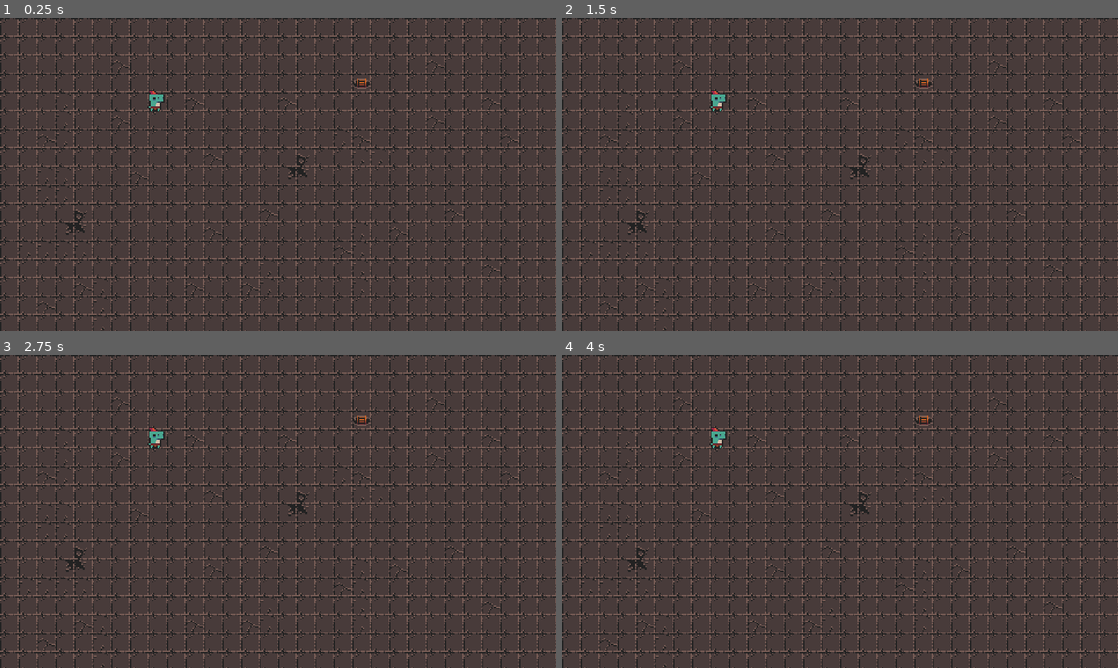
Above: before the commit, frames 1-4 (two rows, left to right).
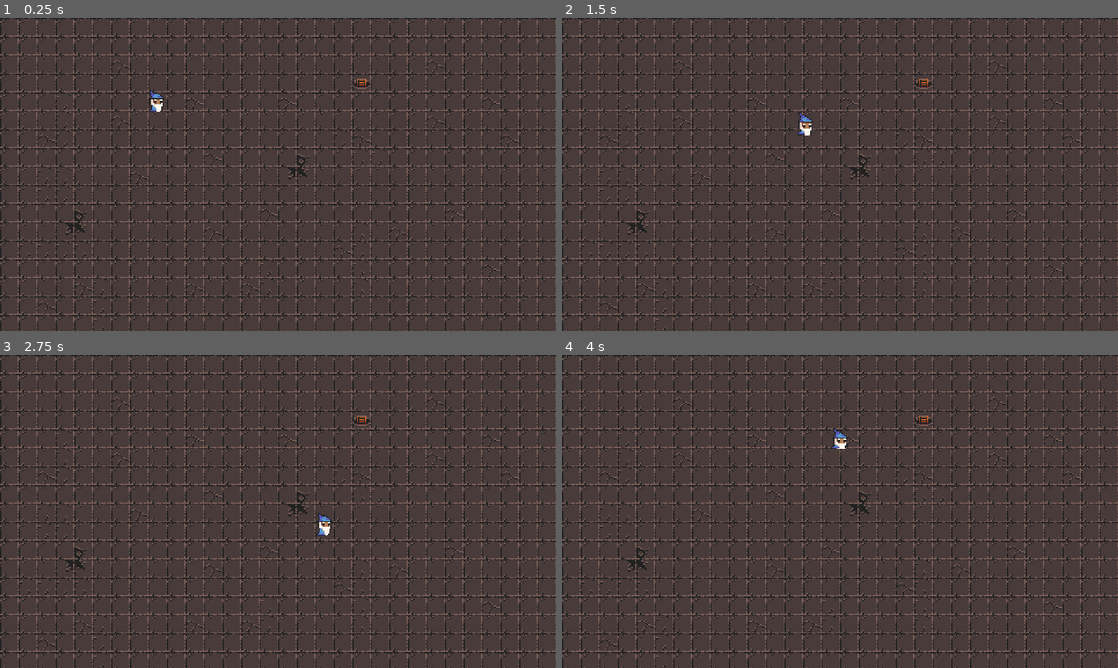
Above: after the commit, the same moments.

Repository: roanmorgan53/Clear-The-Keep
Game: Godot game, scene res://game.tscn
The game is run twice, just before and just after one commit, with the same random seed, the same clock (stepped at 60 frames per second) and the same inputs.
Inputs:
- Up to frame 1 (0.25 s): no input
- Up to frame 2 (1.5 s): tap Enter at 0.5 s; hold D (right, bound only after the commit) 0.53-1.28 s; hold S (down, bound only after the commit) from 1.28 s (still down)
- Up to frame 3 (2.75 s): release S (down, bound only after the commit) at 2.03 s; hold D (right, bound only after the commit) from 2.03 s (still down)
- Up to frame 4 (4 s): release D (right, bound only after the commit) at 2.78 s; hold W (up, bound only after the commit) 2.78-3.53 s; hold A (left, bound only after the commit) from 3.53 s (still down)

The runs differ from the first frame. In frame 1, 0.1% of the frame differs, in the area x 26-30%, y 23-30%; in frame 2, 0.3%, in the area x 26-46%, y 23-38%; in frame 3, 0.3%; in frame 4, 0.3%.

Commit message:
Bro can move now

Diff:
--- a/Characters/character.gd
+++ b/Characters/character.gd
@@ -1,21 +1,20 @@
 extends CharacterBody2D
 class_name Character
 
-const FRICTION: float = 0.15
+# script to animate the character with the given set of images
+@onready var _animated_sprite = $AnimatedSprite2D
+func _process(_delta):
+	if Input.is_action_pressed("left") or Input.is_action_pressed("right") or Input.is_action_pressed("up") or Input.is_action_pressed("down"):
+		_animated_sprite.play("default")
+	else:
+		_animated_sprite.stop()
 
-const SPEED = 300.0
-const JUMP_VELOCITY = -400.0
+@export var speed = 100
 
-var acceleration = 40
-var max_speed = 100
+func get_input():
+	var input_direction = Input.get_vector("left", "right","up", "down")
+	velocity = input_direction * speed
 
-var mov_direction: Vector2 = Vector2.ZERO
-var velocity1: Vector2 = Vector2.ZERO
-
-func _physics_process(delta: float) -> void:
-	velocity1 = lerp(velocity1, Vector2.ZERO, FRICTION)
+func _physics_process(delta):
+	get_input()
 	move_and_slide()
-
-func move() -> void:
-	mov_direction = mov_direction.normalized()
-	velocity += mov_direction * acceleration
--- a/game.tscn
+++ b/game.tscn
@@ -639,68 +639,68 @@
 [sub_resource type="TileSet" id="TileSet_4nh3g"]
 sources/0 = SubResource("TileSetAtlasSource_j7adp")
 
-[sub_resource type="AtlasTexture" id="AtlasTexture_ae32l"]
+[sub_resource type="AtlasTexture" id="AtlasTexture_kygdk"]
 atlas = ExtResource("1_md75b")
-region = Rect2(128, 192, 16, 32)
-
-[sub_resource type="AtlasTexture" id="AtlasTexture_rv11c"]
+region = Rect2(128, 160, 16, 32)
+
+[sub_resource type="AtlasTexture" id="AtlasTexture_ftawt"]
 atlas = ExtResource("1_md75b")
-region = Rect2(144, 192, 16, 32)
-
-[sub_resource type="AtlasTexture" id="AtlasTexture_67ud2"]
+region = Rect2(144, 160, 16, 32)
+
+[sub_resource type="AtlasTexture" id="AtlasTexture_bsbrd"]
 atlas = ExtResource("1_md75b")
-region = Rect2(160, 192, 16, 32)
-
-[sub_resource type="AtlasTexture" id="AtlasTexture_dk8gs"]
+region = Rect2(160, 160, 16, 32)
+
+[sub_resource type="AtlasTexture" id="AtlasTexture_4ko0f"]
 atlas = ExtResource("1_md75b")
-region = Rect2(176, 192, 16, 32)
-
-[sub_resource type="AtlasTexture" id="AtlasTexture_vscvq"]
+region = Rect2(176, 160, 16, 32)
+
+[sub_resource type="AtlasTexture" id="AtlasTexture_bwivx"]
 atlas = ExtResource("1_md75b")
-region = Rect2(192, 192, 16, 32)
-
-[sub_resource type="AtlasTexture" id="AtlasTexture_5pr74"]
+region = Rect2(192, 160, 16, 32)
+
+[sub_resource type="AtlasTexture" id="AtlasTexture_j20yi"]
 atlas = ExtResource("1_md75b")
-region = Rect2(208, 192, 16, 32)
-
-[sub_resource type="AtlasTexture" id="AtlasTexture_fhfht"]
+region = Rect2(208, 160, 16, 32)
+
+[sub_resource type="AtlasTexture" id="AtlasTexture_5s50s"]
 atlas = ExtResource("1_md75b")
-region = Rect2(224, 192, 16, 32)
-
-[sub_resource type="AtlasTexture" id="AtlasTexture_3pjne"]
+region = Rect2(224, 160, 16, 32)
+
+[sub_resource type="AtlasTexture" id="AtlasTexture_mmalm"]
 atlas = ExtResource("1_md75b")
-region = Rect2(240, 192, 16, 32)
-
-[sub_resource type="SpriteFrames" id="SpriteFrames_tjjbx"]
+region = Rect2(240, 160, 16, 32)
+
+[sub_resource type="SpriteFrames" id="SpriteFrames_a7thg"]
 animations = [{
 "frames": [{
 "duration": 1.0,
-"texture": SubResource("AtlasTexture_ae32l")
+"texture": SubResource("AtlasTexture_kygdk")
 }, {
 "duration": 1.0,
-"texture": SubResource("AtlasTexture_rv11c")
+"texture": SubResource("AtlasTexture_ftawt")
 }, {
 "duration": 1.0,
-"texture": SubResource("AtlasTexture_67ud2")
+"texture": SubResource("AtlasTexture_bsbrd")
 }, {
 "duration": 1.0,
-"texture": SubResource("AtlasTexture_dk8gs")
+"texture": SubResource("AtlasTexture_4ko0f")
 }, {
 "duration": 1.0,
-"texture": SubResource("AtlasTexture_vscvq")
+"texture": SubResource("AtlasTexture_bwivx")
 }, {
 "duration": 1.0,
-"texture": SubResource("AtlasTexture_5pr74")
+"texture": SubResource("AtlasTexture_j20yi")
 }, {
 "duration": 1.0,
-"texture": SubResource("AtlasTexture_fhfht")
+"texture": SubResource("AtlasTexture_5s50s")
 }, {
 "duration": 1.0,
-"texture": SubResource("AtlasTexture_3pjne")
+"texture": SubResource("AtlasTexture_mmalm")
 }],
 "loop": true,
 "name": &"default",
-"speed": 5.0
+"speed": 10.0
 }]
 
 [sub_resource type="RectangleShape2D" id="RectangleShape2D_u8svr"]
@@ -711,7 +711,7 @@
 tile_set = SubResource("TileSet_4nh3g")
 format = 2
 
-[node name="Layer0" type="TileMapLayer" parent="TileMap"]
+[node name="Layer1" type="TileMapLayer" parent="TileMap"]
 use_parent_material = true
 tile_map_data = PackedByteArray("AAAAAAAAAAACAAUAAAAAAAEAAAACAAUAAAAAAAIAAAACAAUAAAAAAAMAAAACAAUAAAAAAAQAAAACAAUAAAAAAA …(8080 unchanged characters)…
 tile_set = SubResource("TileSet_4nh3g")
@@ -721,12 +721,14 @@
 
 [node name="AnimatedSprite2D" type="AnimatedSprite2D" parent="Character"]
 position = Vector2(134, 65)
-sprite_frames = SubResource("SpriteFrames_tjjbx")
-frame_progress = 0.771374
+sprite_frames = SubResource("SpriteFrames_a7thg")
+frame = 5
+frame_progress = 0.561327
 
 [node name="AnimationPlayer" type="AnimationPlayer" parent="Character"]
 root_node = NodePath("../AnimatedSprite2D")
 
 [node name="CollisionShape2D" type="CollisionShape2D" parent="Character"]
+visible = false
 position = Vector2(135, 72)
 shape = SubResource("RectangleShape2D_u8svr")
--- a/project.godot
+++ b/project.godot
@@ -22,3 +22,39 @@
 window/size/window_width_override=1280
 window/size/window_height_override=720
 window/stretch/mode="viewport"
+
+[input]
+
+left={
+"deadzone": 0.5,
+"events": [Object(InputEventKey,"resource_local_to_scene":false,"resource_name":"","device":-1,"window_id":0,"alt_pressed":false,"shift_pressed":false,"ctrl_pressed":false,"meta_pressed":false,"pressed":false,"keycode":0,"physical_keycode":65,"key_label":0,"unicode":97,"location":0,"echo":false,"script":null)
+, Object(InputEventKey,"resource_local_to_scene":false,"resource_name":"","device":-1,"window_id":0,"alt_pressed":false,"shift_pressed":false,"ctrl_pressed":false,"meta_pressed":false,"pressed":false,"keycode":0,"physical_keycode":4194319,"key_label":0,"unicode":0,"location":0,"echo":false,"script":null)
+]
+}
+right={
+"deadzone": 0.5,
+"events": [Object(InputEventKey,"resource_local_to_scene":false,"resource_name":"","device":-1,"window_id":0,"alt_pressed":false,"shift_pressed":false,"ctrl_pressed":false,"meta_pressed":false,"pressed":false,"keycode":0,"physical_keycode":68,"key_label":0,"unicode":100,"location":0,"echo":false,"script":null)
+, Object(InputEventKey,"resource_local_to_scene":false,"resource_name":"","device":-1,"window_id":0,"alt_pressed":false,"shift_pressed":false,"ctrl_pressed":false,"meta_pressed":false,"pressed":false,"keycode":0,"physical_keycode":4194321,"key_label":0,"unicode":0,"location":0,"echo":false,"script":null)
+]
+}
+up={
+"deadzone": 0.5,
+"events": [Object(InputEventKey,"resource_local_to_scene":false,"resource_name":"","device":-1,"window_id":0,"alt_pressed":false,"shift_pressed":false,"ctrl_pressed":false,"meta_pressed":false,"pressed":false,"keycode":0,"physical_keycode":87,"key_label":0,"unicode":119,"location":0,"echo":false,"script":null)
+, Object(InputEventKey,"resource_local_to_scene":false,"resource_name":"","device":-1,"window_id":0,"alt_pressed":false,"shift_pressed":false,"ctrl_pressed":false,"meta_pressed":false,"pressed":false,"keycode":0,"physical_keycode":4194320,"key_label":0,"unicode":0,"location":0,"echo":false,"script":null)
+]
+}
+down={
+"deadzone": 0.5,
+"events": [Object(InputEventKey,"resource_local_to_scene":false,"resource_name":"","device":-1,"window_id":0,"alt_pressed":false,"shift_pressed":false,"ctrl_pressed":false,"meta_pressed":false,"pressed":false,"keycode":0,"physical_keycode":83,"key_label":0,"unicode":115,"location":0,"echo":false,"script":null)
+, Object(InputEventKey,"resource_local_to_scene":false,"resource_name":"","device":-1,"window_id":0,"alt_pressed":false,"shift_pressed":false,"ctrl_pressed":false,"meta_pressed":false,"pressed":false,"keycode":0,"physical_keycode":4194322,"key_label":0,"unicode":0,"location":0,"echo":false,"script":null)
+]
+}
+click={
+"deadzone": 0.5,
+"events": [Object(InputEventMouseButton,"resource_local_to_scene":false,"resource_name":"","device":-1,"window_id":0,"alt_pressed":false,"shift_pressed":false,"ctrl_pressed":false,"meta_pressed":false,"button_mask":0,"position":Vector2(0, 0),"global_position":Vector2(0, 0),"factor":1.0,"button_index":1,"canceled":false,"pressed":false,"double_click":false,"script":null)
+]
+}
+
+[rendering]
+
+anti_aliasing/quality/msaa_2d=1
Not shown, added: gam20EF.tmp
Not shown, added: gamA89.tmp
